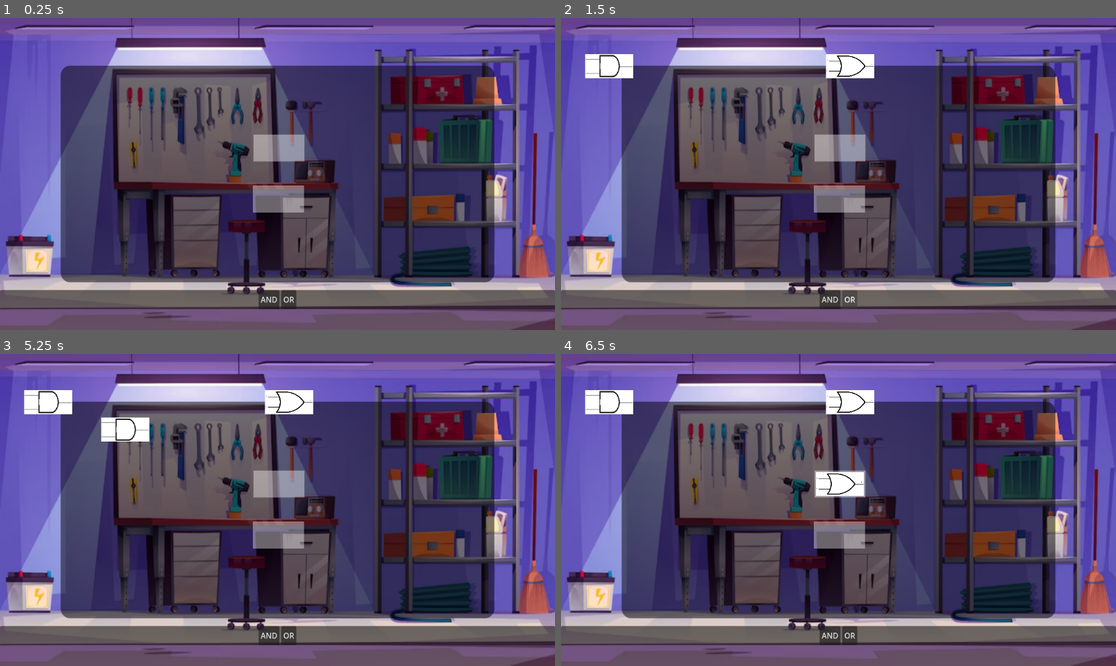
Above: before the commit, frames 1-4 (two rows, left to right).
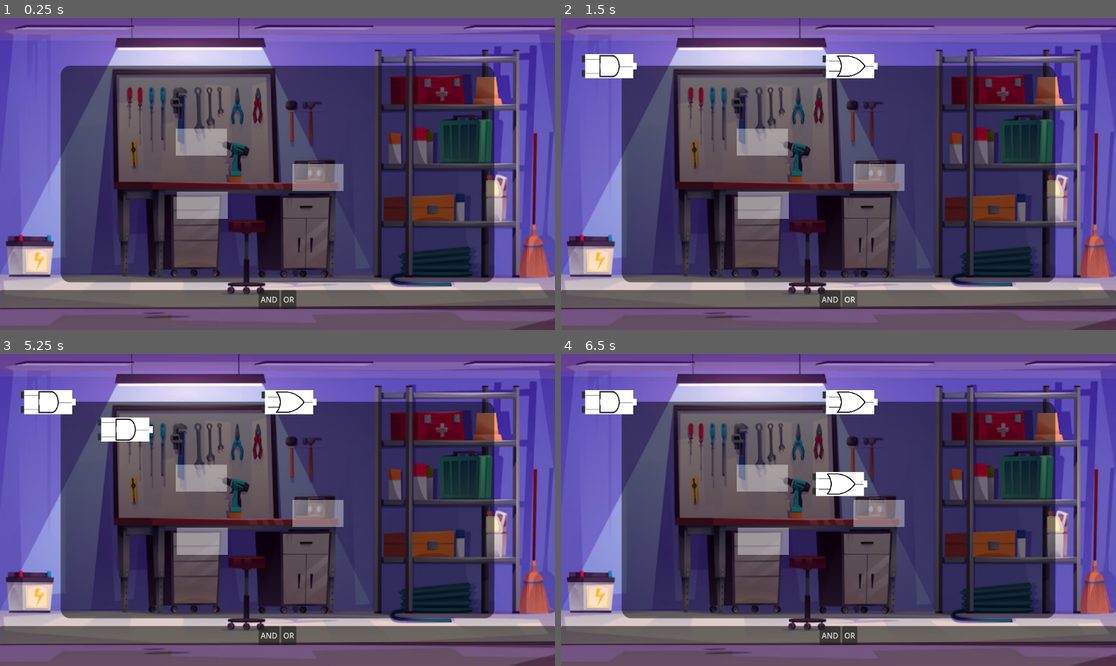
Above: after the commit, the same moments.

Repository: SvHu0511/MeDiDa
Game: Godot game, scene res://Szenen/main/main.tscn
The game is run twice, just before and just after one commit, with the same random seed, the same clock (stepped at 60 frames per second) and the same inputs.
Inputs (mouse positions are in pixels of both pictures, inside the frame that each line leads up to):
- Up to frame 1 (0.25 s): no input
- Up to frame 2 (1.5 s): click "AND" at 0.5 s; click "OR" at 1.25 s
- Up to frame 3 (5.25 s): click "AND" at 2 s; click "OR" at 2.75 s; click "AND" at 3.5 s; click "OR" at 4.25 s; tap Enter at 5 s; drag from (49, 400) to (277, 485) at 5.02 s
- Up to frame 4 (6.5 s): tap Space at 5.75 s; drag from (849, 400) to (838, 485) at 5.77 s

The runs differ from the first frame. In frame 1, 3.9% of the frame differs, in the area x 31-62%, y 35-65%; in frame 2, 4.0%; in frame 3, 4.1%, in the area x 3-62%, y 12-65%; in frame 4, 3.4%.

Commit message:
separated/restructured drag-n-drop, added wiring system, started logic a bit

Diff:
--- a/Skripte/and_gate.gd
+++ b/Skripte/and_gate.gd
@@ -1,5 +1,15 @@
 extends Node2D
+const logic_dict = {
+	Vector2(0, 0): 0,
+	Vector2(0, 1): 0,
+	Vector2(1, 0): 0,
+	Vector2(1, 1): 1
+}
 
 # Called when the node enters the scene tree for the first time.
 func _ready() -> void:
 	$LogicGate.gate_type = "AND"
+
+func _process(_delta: float) -> void:
+	var inputs = Vector2($LogicGate.input1, $LogicGate.input2)
+	$LogicGate.output = logic_dict[inputs]
--- /dev/null
+++ b/Skripte/drag_n_drop.gd
@@ -0,0 +1,30 @@
+extends Area2D
+#handles drag and drop logic, add script and mouse signals to an Area2D child of a scene
+#connect a node to the "dropped" signal for logic when node is dropped
+
+var dragging: bool
+var draggable: bool
+var drag_offset: Vector2
+
+signal dropped
+
+func _input(event: InputEvent) -> void:
+	if event is InputEventMouseButton and event.button_index == MOUSE_BUTTON_LEFT:
+		if not Global.dragging and draggable and event.pressed:
+			Global.dragging = true
+			dragging = true
+			drag_offset = get_parent().position - get_global_mouse_position()
+		elif dragging and not event.pressed:
+			Global.dragging = false
+			dragging = false
+			dropped.emit()
+
+	if event is InputEventMouseMotion and dragging:
+		get_parent().position = get_global_mouse_position() + drag_offset
+
+
+func _on_mouse_entered() -> void:
+	draggable = true
+
+func _on_mouse_exited() -> void:
+	draggable = false
--- a/Skripte/global.gd
+++ b/Skripte/global.gd
@@ -1,2 +1,2 @@
 extends Node
-var dragging = false
+var dragging = false #prevents dragging multiple gates at the same time
--- a/Skripte/gate_slot.gd
+++ b/Skripte/input_slot.gd
@@ -1,11 +1,7 @@
 extends Area2D
-
+var wire_ref: Area2D
+#might not be needed?
 
 # Called when the node enters the scene tree for the first time.
 func _ready() -> void:
-	pass
-
-
-func _process(delta: float) -> void:
-	#If occupied, pass gate result to next slot
-	pass
+	pass # Replace with function body.
--- a/Skripte/logic_gate.gd
+++ b/Skripte/logic_gate.gd
@@ -1,46 +1,30 @@
-extends Area2D
+extends Node2D
 @export var gate_type : String
-var dragging: bool
-var draggable: bool
-var drag_offset: Vector2
+var input1: bool
+var input2: bool
+#@onready var input_dict = {
+#		get_node("InputSlot"): input1,
+#		get_node("InputSlot2"): input2
+#	}
+var output: bool
 
 var can_be_dropped = false
 var slot_ref: Area2D
 
-# Called when the node enters the scene tree for the first time.
 func _ready() -> void:
-	pass # Replace with function body.
+	pass
 
-func _input(event: InputEvent) -> void:
-	if event is InputEventMouseButton and event.button_index == MOUSE_BUTTON_LEFT:
-		if not Global.dragging and draggable and event.pressed:
-			Global.dragging = true
-			dragging = true
-			drag_offset = position - get_global_mouse_position()
-		elif dragging and not event.pressed:
-			drop()
-
-	if event is InputEventMouseMotion and dragging:
-		position = get_global_mouse_position() + drag_offset
-
-func drop() -> void:
-	Global.dragging = false
-	dragging = false
+#when dropping the piece, snap to a slot if possible
+func _on_area_2d_dropped() -> void:
 	if can_be_dropped:
 		global_position = slot_ref.global_position
 
-func _on_mouse_entered() -> void:
-	draggable = true
-
-func _on_mouse_exited() -> void:
-	draggable = false
-
-
-func _on_area_entered(area: Area2D) -> void:
+func _on_area_2d_area_entered(area: Area2D) -> void:
 	if area.is_in_group("gate_slot"):
 		can_be_dropped = true
 		slot_ref = area
 
-func _on_area_exited(area: Area2D) -> void:
+func _on_area_2d_area_exited(area: Area2D) -> void:
 	if area.is_in_group("gate_slot"):
 		can_be_dropped = false
+		slot_ref = null
--- a/Skripte/or_gate.gd
+++ b/Skripte/or_gate.gd
@@ -1,5 +1,15 @@
 extends Node2D
+const logic_dict = {
+	Vector2(0, 0): 0,
+	Vector2(0, 1): 1,
+	Vector2(1, 0): 1,
+	Vector2(1, 1): 1
+}
 
 # Called when the node enters the scene tree for the first time.
 func _ready() -> void:
 	$LogicGate.gate_type = "OR"
+
+func _process(_delta: float) -> void:
+	var inputs = Vector2($LogicGate.input1, $LogicGate.input2)
+	$LogicGate.output = logic_dict[inputs]
--- /dev/null
+++ b/Skripte/wire.gd
@@ -0,0 +1,41 @@
+extends Node2D
+var can_be_dropped: bool
+var input_slot_ref: Area2D
+
+# Called when the node enters the scene tree for the first time.
+func _ready() -> void:
+	pass # Replace with function body.
+
+# Called every frame. 'delta' is the elapsed time since the previous frame.
+func _process(_delta: float) -> void:
+	queue_redraw()
+
+# Draws a cable between the wire base and head
+func _draw() -> void:
+	var points = PackedVector2Array()
+	var headPos = $WireHead.position
+	points.append(Vector2(0,0))
+	points.append(Vector2(headPos.x/2, 0))
+	points.append(Vector2(headPos.x/2, headPos.y))
+	points.append(headPos)
+	draw_polyline(points, Color.BLACK, 4)
+
+# Drops on input slots, goes back otherwise
+func _on_area_2d_dropped() -> void:
+	if can_be_dropped:
+		#TODO: prevent dropping on input slots of the parent gate
+		$WireHead.global_position = input_slot_ref.global_position
+		input_slot_ref.wire_ref = self
+	else:
+		$WireHead.position = Vector2(0,0)
+
+func _on_area_2d_area_entered(area: Area2D) -> void:
+	if area.is_in_group("input_slot"):
+		can_be_dropped = true
+		input_slot_ref = area
+
+func _on_area_2d_area_exited(area: Area2D) -> void:
+	if area.is_in_group("input_slot"):
+		can_be_dropped = false
+		input_slot_ref.wire_ref = null
+		input_slot_ref = null
--- a/Szenen/board/gate_slot.tscn
+++ b/Szenen/board/gate_slot.tscn
@@ -1,12 +1,9 @@
 [gd_scene format=3 uid="uid://bx6ldv0hjipku"]
-
-[ext_resource type="Script" uid="uid://dkyldnwolfo5h" path="res://Skripte/gate_slot.gd" id="1_5cvix"]
 
 [sub_resource type="RectangleShape2D" id="RectangleShape2D_5cvix"]
 size = Vector2(100, 50)
 
 [node name="GateSlot" type="Area2D" unique_id=1456416178 groups=["gate_slot"]]
-script = ExtResource("1_5cvix")
 
 [node name="CollisionShape2D" type="CollisionShape2D" parent="." unique_id=1713860137]
 shape = SubResource("RectangleShape2D_5cvix")
--- /dev/null
+++ b/Szenen/board/wire.tscn
@@ -0,0 +1,38 @@
+[gd_scene format=3 uid="uid://cwqk16wo28yli"]
+
+[ext_resource type="Script" uid="uid://kvn8dar5wapq" path="res://Skripte/wire.gd" id="1_4ivq3"]
+[ext_resource type="Script" uid="uid://m4byyq4n0iwa" path="res://Skripte/drag_n_drop.gd" id="2_pr7yc"]
+
+[sub_resource type="RectangleShape2D" id="RectangleShape2D_pjg0r"]
+size = Vector2(14, 14)
+
+[node name="Wire" type="Node2D" unique_id=1956494375]
+script = ExtResource("1_4ivq3")
+
+[node name="ColorRect2" type="ColorRect" parent="." unique_id=2134892541]
+offset_left = -7.0
+offset_top = -7.0
+offset_right = 7.0
+offset_bottom = 7.0
+mouse_filter = 1
+
+[node name="WireHead" type="Node2D" parent="." unique_id=1137576791]
+
+[node name="Area2D" type="Area2D" parent="WireHead" unique_id=460332502]
+script = ExtResource("2_pr7yc")
+
+[node name="CollisionShape2D" type="CollisionShape2D" parent="WireHead/Area2D" unique_id=1768675395]
+shape = SubResource("RectangleShape2D_pjg0r")
+
+[node name="ColorRect" type="ColorRect" parent="WireHead/Area2D" unique_id=2094972371]
+offset_left = -7.0
+offset_top = -7.0
+offset_right = 7.0
+offset_bottom = 7.0
+mouse_filter = 1
+
+[connection signal="area_entered" from="WireHead/Area2D" to="." method="_on_area_2d_area_entered"]
+[connection signal="area_exited" from="WireHead/Area2D" to="." method="_on_area_2d_area_exited"]
+[connection signal="dropped" from="WireHead/Area2D" to="." method="_on_area_2d_dropped"]
+[connection signal="mouse_entered" from="WireHead/Area2D" to="WireHead/Area2D" method="_on_mouse_entered"]
+[connection signal="mouse_exited" from="WireHead/Area2D" to="WireHead/Area2D" method="_on_mouse_exited"]
--- /dev/null
+++ b/Szenen/gates/input_slot.tscn
@@ -0,0 +1,20 @@
+[gd_scene format=3 uid="uid://kdugptw3dxjh"]
+
+[ext_resource type="Script" uid="uid://cmw8pfrjgujse" path="res://Skripte/input_slot.gd" id="1_ukwjh"]
+
+[sub_resource type="RectangleShape2D" id="RectangleShape2D_7bpx5"]
+size = Vector2(14, 14)
+
+[node name="InputSlot" type="Area2D" unique_id=1196777265 groups=["input_slot"]]
+script = ExtResource("1_ukwjh")
+
+[node name="CollisionShape2D" type="CollisionShape2D" parent="." unique_id=355674961]
+shape = SubResource("RectangleShape2D_7bpx5")
+
+[node name="ColorRect" type="ColorRect" parent="." unique_id=533507165]
+offset_left = -7.0
+offset_top = -7.0
+offset_right = 7.0
+offset_bottom = 7.0
+mouse_filter = 1
+color = Color(0.18488362, 0.18488361, 0.18488361, 1)
--- a/Szenen/gates/logic_gate.tscn
+++ b/Szenen/gates/logic_gate.tscn
@@ -1,15 +1,20 @@
 [gd_scene format=3 uid="uid://pskpf4tb4xbx"]
 
 [ext_resource type="Script" uid="uid://b2lf8p77al0a1" path="res://Skripte/logic_gate.gd" id="1_paudg"]
+[ext_resource type="Script" uid="uid://m4byyq4n0iwa" path="res://Skripte/drag_n_drop.gd" id="2_xjauy"]
+[ext_resource type="PackedScene" uid="uid://cwqk16wo28yli" path="res://Szenen/board/wire.tscn" id="3_ca8lf"]
+[ext_resource type="PackedScene" uid="uid://kdugptw3dxjh" path="res://Szenen/gates/input_slot.tscn" id="4_ca8lf"]
 
 [sub_resource type="RectangleShape2D" id="RectangleShape2D_fogk0"]
 size = Vector2(100, 50)
 
-[node name="LogicGate" type="Area2D" unique_id=1790688396]
-z_index = 1
+[node name="LogicGate" type="Node2D" unique_id=630047478]
 script = ExtResource("1_paudg")
 
-[node name="CollisionShape2D" type="CollisionShape2D" parent="." unique_id=356635499]
+[node name="Area2D" type="Area2D" parent="." unique_id=638401551]
+script = ExtResource("2_xjauy")
+
+[node name="CollisionShape2D" type="CollisionShape2D" parent="Area2D" unique_id=356635499]
 shape = SubResource("RectangleShape2D_fogk0")
 
 [node name="ColorRect" type="ColorRect" parent="." unique_id=1717983696]
@@ -41,7 +46,17 @@
 layout_mode = 2
 text = "Logic"
 
-[connection signal="area_entered" from="." to="." method="_on_area_entered"]
-[connection signal="area_exited" from="." to="." method="_on_area_exited"]
-[connection signal="mouse_entered" from="." to="." method="_on_mouse_entered"]
-[connection signal="mouse_exited" from="." to="." method="_on_mouse_exited"]
+[node name="Wire" parent="." unique_id=1956494375 instance=ExtResource("3_ca8lf")]
+position = Vector2(50, 0)
+
+[node name="InputSlot" parent="." unique_id=1427703755 instance=ExtResource("4_ca8lf")]
+position = Vector2(-50, -15)
+
+[node name="InputSlot2" parent="." unique_id=1147849732 instance=ExtResource("4_ca8lf")]
+position = Vector2(-50, 15)
+
+[connection signal="area_entered" from="Area2D" to="." method="_on_area_2d_area_entered"]
+[connection signal="area_exited" from="Area2D" to="." method="_on_area_2d_area_exited"]
+[connection signal="dropped" from="Area2D" to="." method="_on_area_2d_dropped"]
+[connection signal="mouse_entered" from="Area2D" to="Area2D" method="_on_mouse_entered"]
+[connection signal="mouse_exited" from="Area2D" to="Area2D" method="_on_mouse_exited"]
--- a/Szenen/main/main.tscn
+++ b/Szenen/main/main.tscn
@@ -16,7 +16,10 @@
 layout_mode = 1
 
 [node name="GateSlot" parent="." unique_id=1456416178 instance=ExtResource("3_0idqk")]
-position = Vector2(579, 270)
+position = Vector2(418, 258)
 
 [node name="GateSlot2" parent="." unique_id=696068131 instance=ExtResource("3_0idqk")]
-position = Vector2(578, 376)
+position = Vector2(420, 389)
+
+[node name="GateSlot3" parent="." unique_id=92493630 instance=ExtResource("3_0idqk")]
+position = Vector2(660, 331)
--- a/project.godot
+++ b/project.godot
@@ -10,7 +10,7 @@
 
 [application]
 
-config/name="Neues Spiel"
+config/name="Logik mit Katzen"
 run/main_scene="res://Szenen/main/main.tscn"
 config/features=PackedStringArray("4.6", "GL Compatibility")
 config/icon="res://icon.svg"
Not shown, added: Skripte/drag_n_drop.gd.uid
Not shown, removed: Skripte/gate_slot.gd.uid
Not shown, added: Skripte/input_slot.gd.uid
Not shown, added: Skripte/wire.gd.uid
